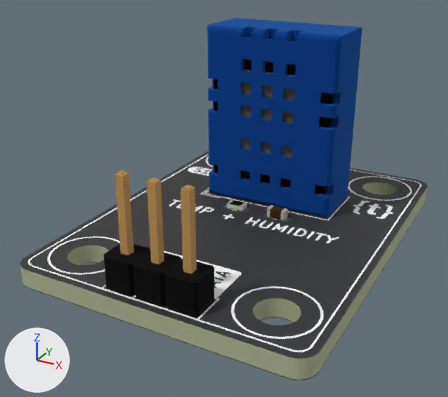
The glTF model assets/img/kit/s11.glb, before and after one commit.
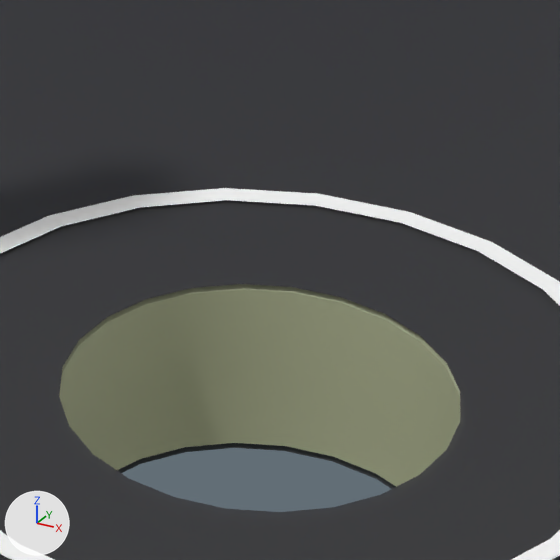
The first picture shows the older version from a 50 mm lens placed at (0.1336, -0.16, 0.0249), pointed at (0.1104, -0.1177, 0.0037). The close-ups show the older and then the newer version on the part from 55% to 70% of the width and 66% to 83% of the height of that picture. Only the edits that show in the close-ups are written down. The lights are fixed; the arrows at lower left show +X, +Y and +Z. Where no turn or scale is listed for an object, it has been applied to the vertices. Vertices at exactly the same position are counted once.

Names of what the first close-up shows: '=>[0:1:1:10]', '=>[0:1:1:11]', '=>[0:1:1:7]', '=>[0:1:1:9]'.
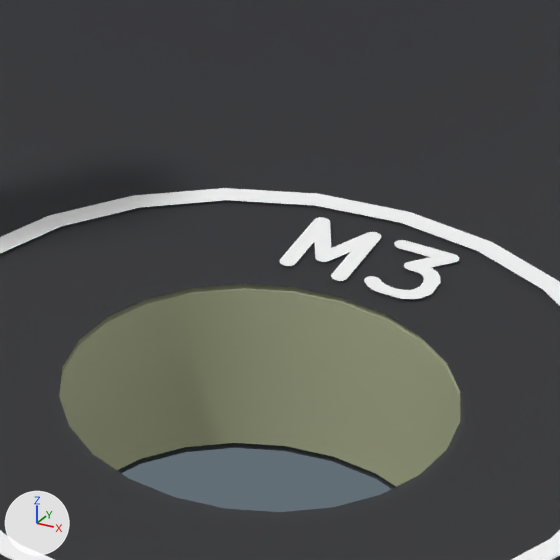
The edits, one by one:
me_dht11_silkscreen is used by ob_0_1_1_7; location (0.0, 0.0, 0.0).
me_dht11_silkscreen had 1983 vertices, 1965 faces and spanned x 0.1005..0.1235, y -0.1315..-0.1005, z 0.0016.
me_dht11_silkscreen now has 2543 vertices, 2509 faces and spans x 0.1005..0.1235, y -0.1315..-0.1005, z 0.0016.
me_dht11_silkscreen part 1: a new loose piece of 75 vertices spanning x 0.1201..0.1207, y -0.1262..-0.1254, z 0.0016, in mat_mat_9 (white #fbfbfb).
me_dht11_silkscreen part 2: a new loose piece of 65 vertices spanning x 0.1193..0.12, y -0.1262..-0.1254, z 0.0016, in mat_mat_9 (white #fbfbfb).
Other edits to the shape of me_dht11_silkscreen do not show in these pictures.

Changed parts and their boxes (x1, y1, x2, y2) in the close-ups (560 x 560 px):
part 1 of me_dht11_silkscreen, added: after (364, 240, 459, 299)
part 2 of me_dht11_silkscreen, added: after (279, 217, 382, 281)
